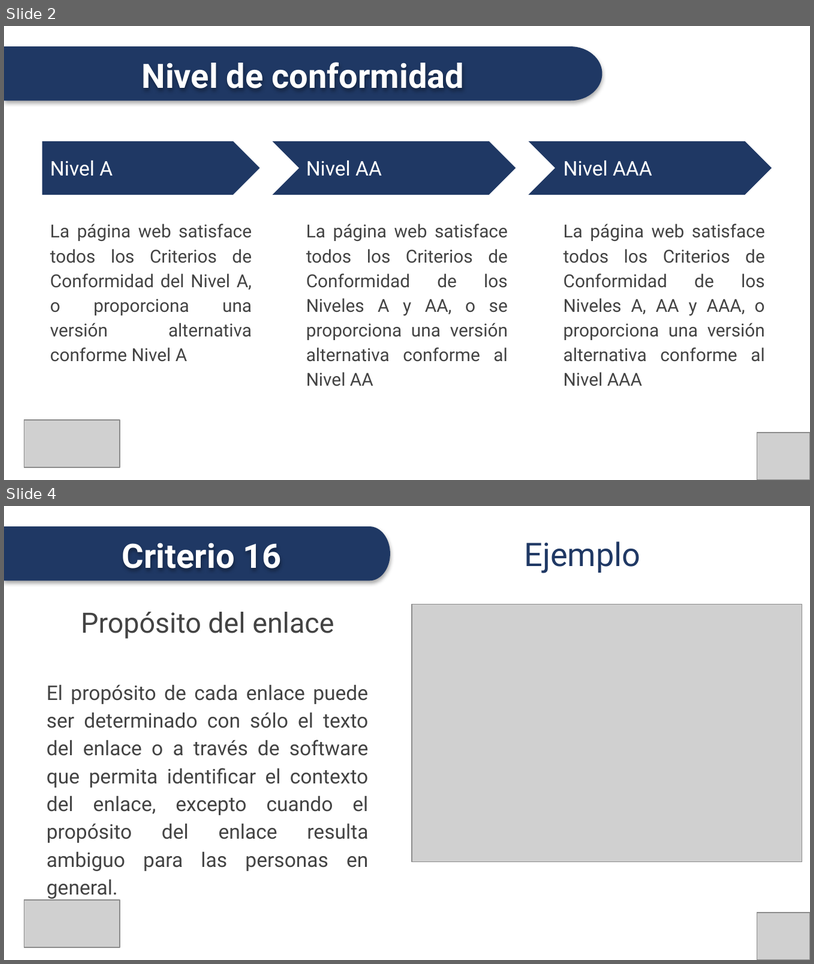
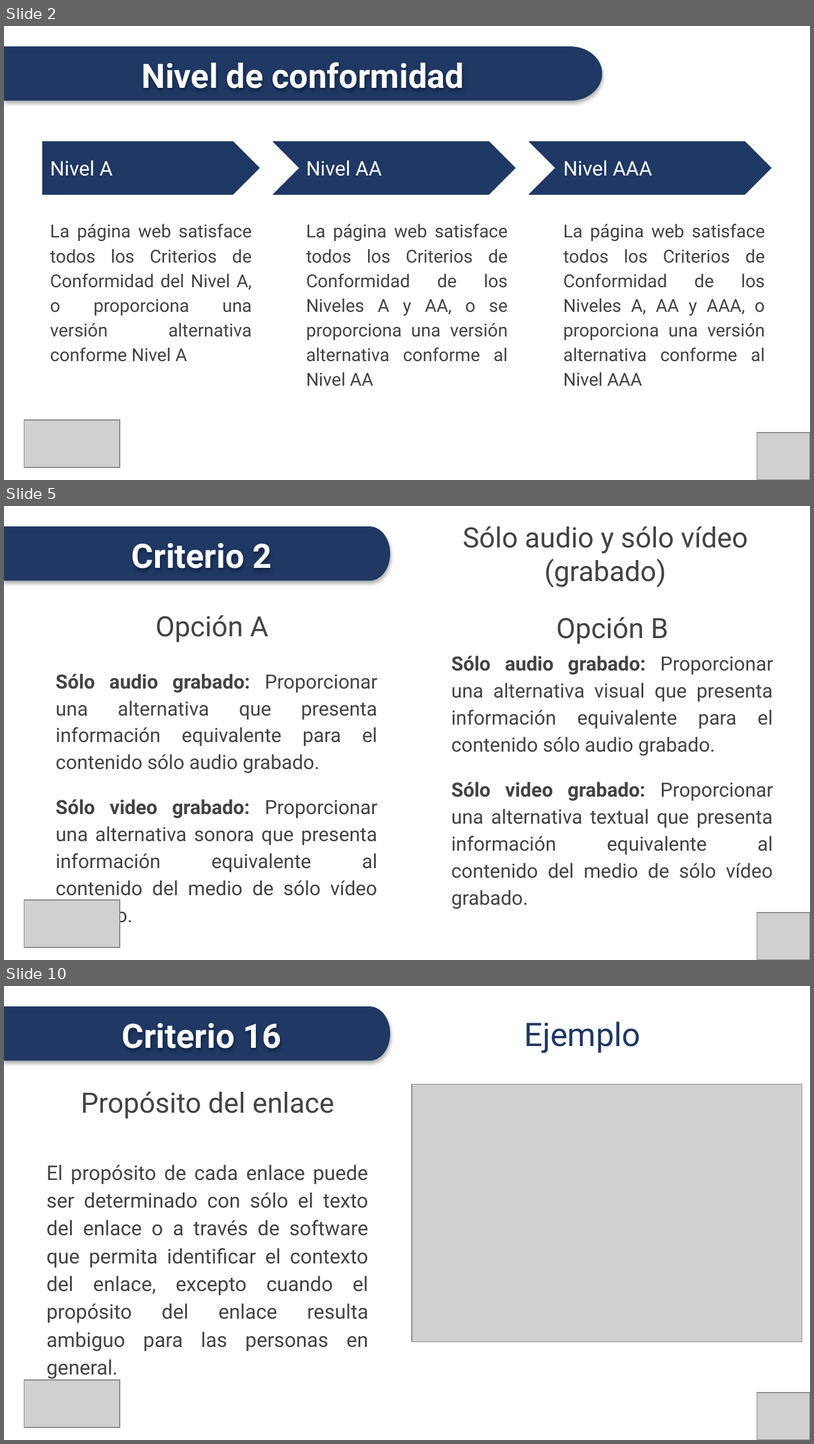
Before and after one commit to conaipd/accesibilidad, a slide deck: NTS - Accesibilidad Web - P2 - SEPTIEMBRE 2024.pptx. Shown one above the other, each under a label of ours: slides 2 and 4 before the commit, slides 2, 5 and 10 after it; the slides between them are not shown. The pictures are 814x964 and 814x1444 pixels, drawn with LibreOffice and Linux fonts; fonts in the diff are those of the drawing; grey boxes stand for pictures. Boxes give left, top, right and bottom in pixels: in the first picture for what was removed or moved away, otherwise in the second. Text is boxed around its words. In the diff, an @@ line names an element or a change of style, - is before the commit and + after.

```diff
--- a/NTS - Accesibilidad Web - P2 - SEPTIEMBRE 2024.pptx
+++ b/NTS - Accesibilidad Web - P2 - SEPTIEMBRE 2024.pptx
@@ slide 5 added at (4,506,810,960), background #FFFFFF @@
@@ freeform shape added at (4,526,390,580), fill #1F3864 @@
@@ title added at (463,526,749,588), 25 pt, text #434343 @@
+Sólo audio y sólo vídeo (grabado)
@@ text added at (132,543,272,568), 30 pt, text #FFFFFF, bold @@
+Criterio 2
@@ text added at (156,615,268,642), 25 pt, text #434343 @@
+Opción A
@@ text added at (557,617,669,644), 25 pt, text #434343 @@
+Opción B
@@ text added at (452,655,773,878), 17.5 pt, text #434343 @@
+Sólo audio grabado: Proporcionar una alternativa visual que presenta información equivalente para el contenido sólo audio grabado.
+Sólo video grabado: Proporcionar una alternativa textual que presenta información equivalente al contenido del medio de sólo vídeo grabado.
@@ text added at (56,673,378,927), 17.5 pt, text #434343 @@
+Sólo audio grabado: Proporcionar una alternativa que presenta información equivalente para el contenido sólo audio grabado.
+Sólo video grabado: Proporcionar una alternativa sonora que presenta información equivalente al contenido del medio de sólo vídeo grabado.
@@ picture added at (24,900,120,947) @@
@@ picture added at (757,912,810,960) @@
@@ what was slide 4 is now slide 10 @@
```
Also in this commit, not shown: 1 slide changed, 5 other slides added.
